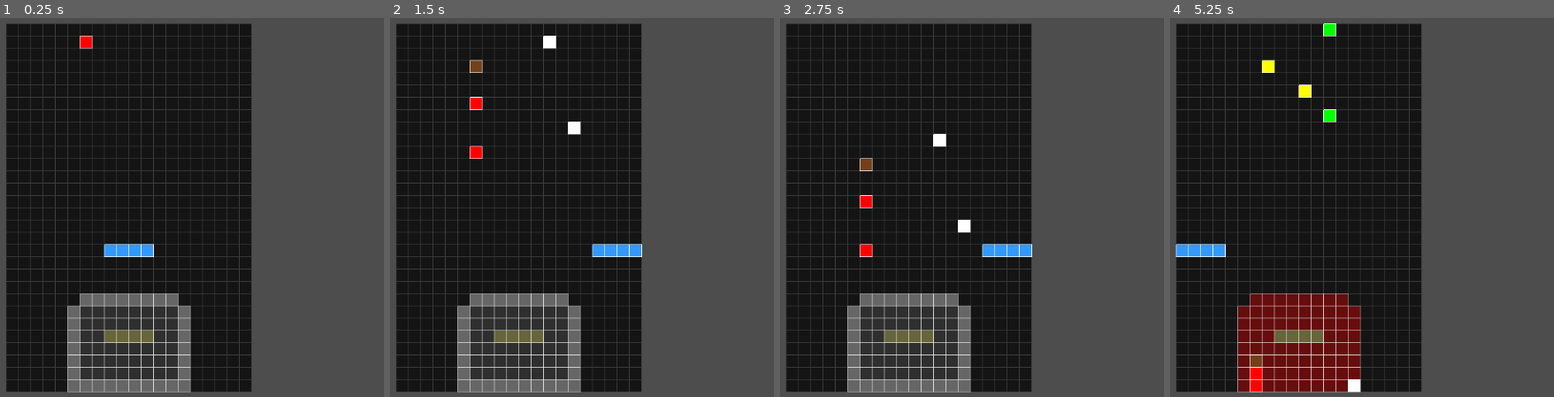
Above: before the commit, frames 1-4 (left to right).
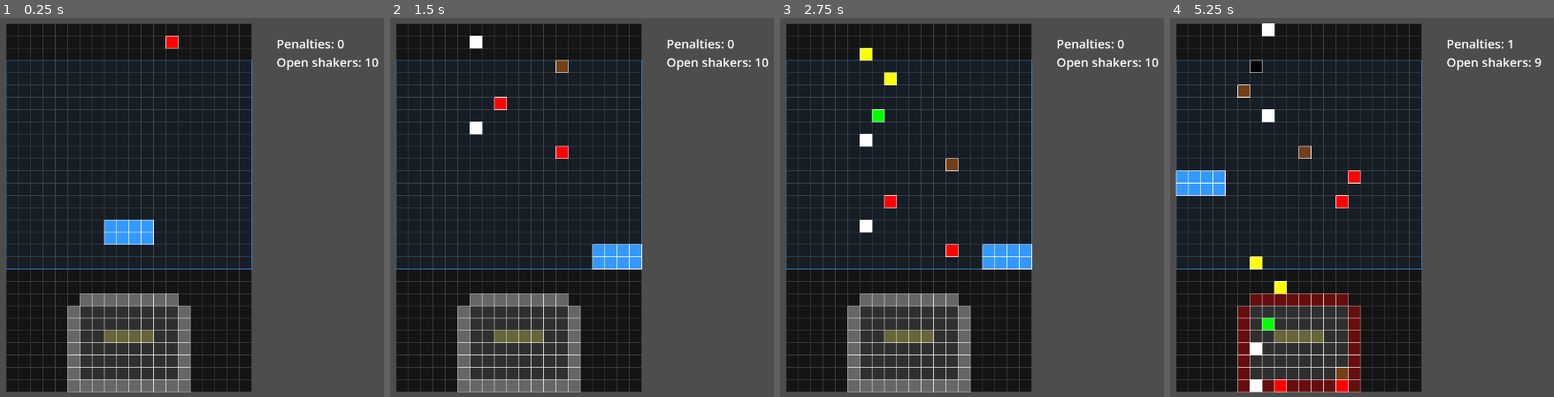
Above: after the commit, the same moments.

Repository: mitramansouri/too-spicy
Game: Godot game, scene res://Game.tscn
The game is run twice, just before and just after one commit, with the same random seed, the same clock (stepped at 60 frames per second) and the same inputs.
Inputs:
- Up to frame 1 (0.25 s): no input
- Up to frame 2 (1.5 s): hold Right (ui_right) 0.53-1.28 s; hold Down (ui_down) from 1.28 s (still down)
- Up to frame 3 (2.75 s): release Down (ui_down) at 2.03 s; hold Right (ui_right) from 2.03 s (still down)
- Up to frame 4 (5.25 s): release Right (ui_right) at 2.78 s; hold Up (ui_up) 2.78-3.53 s; hold Left (ui_left) 3.53-5.03 s; hold Down (ui_down) from 5.03 s (still down)

The runs differ from the first frame. In frame 1, 2.9% of the frame differs, in the area x 1-99%, y 4-67%; in frame 2, 2.9%; in frame 3, 3.3%; in frame 4, 8.8%, in the area x 1-97%, y 1-99%.

Commit message:
added finishing game mechanics

Diff:
--- a/too-spicy/scripts/Game.gd
+++ b/too-spicy/scripts/Game.gd
@@ -7,13 +7,22 @@
 const FALL_INTERVAL := 0.15
 const SPAWN_INTERVAL := 0.35
 const SPICES_PER_SPRINKLE := 1
-const MAX_FALLING_SPICES := 5
+const MAX_FALLING_SPICES := 20
 
 const BUCKET_WIDTH := 4
-const BUCKET_Y := 18
+const BUCKET_HEIGHT := 2
 const BUCKET_MOVE_INTERVAL := 0.08
 
+# Area where the bucket is allowed to move
+const CONTROL_AREA_X := 0
+const CONTROL_AREA_Y := 3
+const CONTROL_AREA_WIDTH := GRID_WIDTH
+const CONTROL_AREA_HEIGHT := 17
+
 var grid_offset := Vector2(100, 40)
+
+var template_min_x := 0
+var template_max_x := GRID_WIDTH - 1
 
 # 0 = empty
 # 1 = outline section
@@ -25,7 +34,7 @@
 # Color = settled spice color
 var settled_grid := []
 
-# null = section not locked yet
+# null means section is not locked yet
 var section_colors := {
 	1: null,
 	2: null,
@@ -36,8 +45,11 @@
 var spawn_timer := 0.0
 var bucket_move_timer := 0.0
 
-var bucket_x := 8
+var bucket_pos := Vector2i(8, 16)
 var mistakes := 0
+
+var game_ended := false
+var final_message := ""
 
 var spices := [
 	{
@@ -74,11 +86,15 @@
 	create_empty_template()
 	create_empty_settled_grid()
 	create_sample_template()
+	update_template_spawn_bounds()
 	spawn_sprinkle()
 	queue_redraw()
 
 
 func _process(delta):
+	if game_ended:
+		return
+
 	handle_bucket_input(delta)
 
 	fall_timer += delta
@@ -99,15 +115,35 @@
 	if bucket_move_timer < BUCKET_MOVE_INTERVAL:
 		return
 
+	var move := Vector2i.ZERO
+
 	if Input.is_action_pressed("ui_left") or Input.is_key_pressed(KEY_A):
-		bucket_x -= 1
-		bucket_move_timer = 0.0
+		move.x -= 1
 
 	if Input.is_action_pressed("ui_right") or Input.is_key_pressed(KEY_D):
-		bucket_x += 1
-		bucket_move_timer = 0.0
-
-	bucket_x = clamp(bucket_x, 0, GRID_WIDTH - BUCKET_WIDTH)
+		move.x += 1
+
+	if Input.is_action_pressed("ui_up") or Input.is_key_pressed(KEY_W):
+		move.y -= 1
+
+	if Input.is_action_pressed("ui_down") or Input.is_key_pressed(KEY_S):
+		move.y += 1
+
+	if move == Vector2i.ZERO:
+		return
+
+	bucket_pos += move
+
+	var min_x := CONTROL_AREA_X
+	var max_x := CONTROL_AREA_X + CONTROL_AREA_WIDTH - BUCKET_WIDTH
+
+	var min_y := CONTROL_AREA_Y
+	var max_y := CONTROL_AREA_Y + CONTROL_AREA_HEIGHT - BUCKET_HEIGHT
+
+	bucket_pos.x = clamp(bucket_pos.x, min_x, max_x)
+	bucket_pos.y = clamp(bucket_pos.y, min_y, max_y)
+
+	bucket_move_timer = 0.0
 	queue_redraw()
 
 
@@ -132,7 +168,6 @@
 
 
 func create_sample_template():
-	# Bottom-aligned bowl / pot template
 	var bottom_y := GRID_HEIGHT - 1
 	var top_y := bottom_y - 7
 
@@ -159,7 +194,23 @@
 		template_grid[top_y + 3][x] = 3
 
 
+func update_template_spawn_bounds():
+	template_min_x = GRID_WIDTH - 1
+	template_max_x = 0
+
+	for y in range(GRID_HEIGHT):
+		for x in range(GRID_WIDTH):
+			if template_grid[y][x] != 0:
+				template_min_x = min(template_min_x, x)
+				template_max_x = max(template_max_x, x)
+
+
 func spawn_sprinkle():
+	if game_ended:
+		return
+
+	remove_spices_from_completed_columns()
+
 	for i in range(SPICES_PER_SPRINKLE):
 		if falling_spices.size() >= MAX_FALLING_SPICES:
 			return
@@ -168,10 +219,33 @@
 
 
 func spawn_new_spice():
-	var attempts := 20
-
-	for i in range(attempts):
-		var x := randi_range(5, 14)
+	var available_columns := get_available_spawn_columns()
+
+	if available_columns.is_empty():
+		check_game_finished()
+		return
+
+	var x = available_columns.pick_random()
+	var spawn_pos := Vector2i(x, 0)
+
+	var random_spice = spices.pick_random()
+
+	var new_spice := {
+		"name": random_spice["name"],
+		"color": random_spice["color"],
+		"grid_pos": spawn_pos
+	}
+
+	falling_spices.append(new_spice)
+
+
+func get_available_spawn_columns() -> Array:
+	var columns := []
+
+	for x in range(template_min_x, template_max_x + 1):
+		if is_template_column_complete(x):
+			continue
+
 		var spawn_pos := Vector2i(x, 0)
 
 		if settled_grid[spawn_pos.y][spawn_pos.x] != null:
@@ -180,20 +254,41 @@
 		if is_position_taken_by_falling(spawn_pos):
 			continue
 
-		var random_spice = spices.pick_random()
-
-		var new_spice := {
-			"name": random_spice["name"],
-			"color": random_spice["color"],
-			"grid_pos": spawn_pos
-		}
-
-		falling_spices.append(new_spice)
-		return
+		columns.append(x)
+
+	return columns
+
+
+func is_template_column_complete(x: int) -> bool:
+	var has_template_tile := false
+
+	for y in range(GRID_HEIGHT):
+		if template_grid[y][x] == 0:
+			continue
+
+		has_template_tile = true
+
+		if settled_grid[y][x] == null:
+			return false
+
+	return has_template_tile
+
+
+func remove_spices_from_completed_columns():
+	for i in range(falling_spices.size() - 1, -1, -1):
+		var spice = falling_spices[i]
+		var pos: Vector2i = spice["grid_pos"]
+
+		if pos.x < template_min_x or pos.x > template_max_x:
+			continue
+
+		if is_template_column_complete(pos.x):
+			falling_spices.remove_at(i)
 
 
 func move_falling_spices_down():
-	# Lower spices move first so stacking behaves better.
+	remove_spices_from_completed_columns()
+
 	falling_spices.sort_custom(func(a, b): return a["grid_pos"].y > b["grid_pos"].y)
 
 	var spices_to_remove := []
@@ -204,7 +299,7 @@
 		var next_pos := current_pos + Vector2i(0, 1)
 		var next_key := grid_pos_key(next_pos)
 
-		if is_bucket_blocking(next_pos):
+		if is_bucket_blocking(current_pos) or is_bucket_blocking(next_pos):
 			spices_to_remove.append(spice)
 			continue
 
@@ -218,14 +313,16 @@
 	for spice in spices_to_remove:
 		falling_spices.erase(spice)
 
+	remove_spices_from_completed_columns()
+	check_game_finished()
 	queue_redraw()
 
 
 func is_bucket_blocking(grid_pos: Vector2i) -> bool:
-	if grid_pos.y != BUCKET_Y:
-		return false
-
-	return grid_pos.x >= bucket_x and grid_pos.x < bucket_x + BUCKET_WIDTH
+	var inside_x := grid_pos.x >= bucket_pos.x and grid_pos.x < bucket_pos.x + BUCKET_WIDTH
+	var inside_y := grid_pos.y >= bucket_pos.y and grid_pos.y < bucket_pos.y + BUCKET_HEIGHT
+
+	return inside_x and inside_y
 
 
 func can_move_to(grid_pos: Vector2i) -> bool:
@@ -251,7 +348,7 @@
 		settled_grid[pos.y][pos.x] = color
 		return
 
-	# First spice in this template section locks the section color
+	# First spice in this section locks the section color
 	if section_colors[section_id] == null:
 		section_colors[section_id] = color
 		settled_grid[pos.y][pos.x] = color
@@ -269,6 +366,29 @@
 	print("Penalty: wrong spice in section ", section_id, ". Mistakes: ", mistakes)
 
 
+func check_game_finished():
+	if not are_all_template_tiles_filled():
+		return
+
+	game_ended = true
+	falling_spices.clear()
+	final_message = "Template complete! Penalties: " + str(mistakes)
+	print(final_message)
+	queue_redraw()
+
+
+func are_all_template_tiles_filled() -> bool:
+	for y in range(GRID_HEIGHT):
+		for x in range(GRID_WIDTH):
+			if template_grid[y][x] == 0:
+				continue
+
+			if settled_grid[y][x] == null:
+				return false
+
+	return true
+
+
 func colors_match(a: Color, b: Color) -> bool:
 	return a == b
 
@@ -287,10 +407,12 @@
 
 func _draw():
 	draw_grid()
+	draw_control_area()
 	draw_template_preview()
 	draw_settled_spices()
 	draw_falling_spices()
 	draw_bucket()
+	draw_ui()
 
 
 func draw_grid():
@@ -301,6 +423,23 @@
 
 			draw_rect(rect, Color(0.08, 0.08, 0.08), true)
 			draw_rect(rect, Color(0.25, 0.25, 0.25), false)
+
+
+func draw_control_area():
+	var pos := grid_offset + Vector2(
+		CONTROL_AREA_X * CELL_SIZE,
+		CONTROL_AREA_Y * CELL_SIZE
+	)
+
+	var size := Vector2(
+		CONTROL_AREA_WIDTH * CELL_SIZE,
+		CONTROL_AREA_HEIGHT * CELL_SIZE
+	)
+
+	var rect := Rect2(pos, size)
+
+	draw_rect(rect, Color(0.2, 0.6, 1.0, 0.07), true)
+	draw_rect(rect, Color(0.2, 0.6, 1.0, 0.6), false)
 
 
 func draw_template_preview():
@@ -363,12 +502,48 @@
 
 
 func draw_bucket():
-	for i in range(BUCKET_WIDTH):
-		var x := bucket_x + i
-		var y := BUCKET_Y
-
-		var pos := grid_offset + Vector2(x * CELL_SIZE, y * CELL_SIZE)
-		var rect := Rect2(pos, Vector2(CELL_SIZE, CELL_SIZE))
-
-		draw_rect(rect, Color(0.2, 0.6, 1.0), true)
-		draw_rect(rect, Color.WHITE, false)
+	for y in range(BUCKET_HEIGHT):
+		for x in range(BUCKET_WIDTH):
+			var grid_x := bucket_pos.x + x
+			var grid_y := bucket_pos.y + y
+
+			var pos := grid_offset + Vector2(grid_x * CELL_SIZE, grid_y * CELL_SIZE)
+			var rect := Rect2(pos, Vector2(CELL_SIZE, CELL_SIZE))
+
+			draw_rect(rect, Color(0.2, 0.6, 1.0), true)
+			draw_rect(rect, Color.WHITE, false)
+
+
+func draw_ui():
+	var text_pos := Vector2(540, 80)
+
+	draw_string(
+		ThemeDB.fallback_font,
+		text_pos,
+		"Penalties: " + str(mistakes),
+		HORIZONTAL_ALIGNMENT_LEFT,
+		300,
+		20,
+		Color.WHITE
+	)
+
+	draw_string(
+		ThemeDB.fallback_font,
+		text_pos + Vector2(0, 30),
+		"Open shakers: " + str(get_available_spawn_columns().size()),
+		HORIZONTAL_ALIGNMENT_LEFT,
+		300,
+		20,
+		Color.WHITE
+	)
+
+	if game_ended:
+		draw_string(
+			ThemeDB.fallback_font,
+			text_pos + Vector2(0, 70),
+			final_message,
+			HORIZONTAL_ALIGNMENT_LEFT,
+			400,
+			24,
+			Color.YELLOW
+		)
